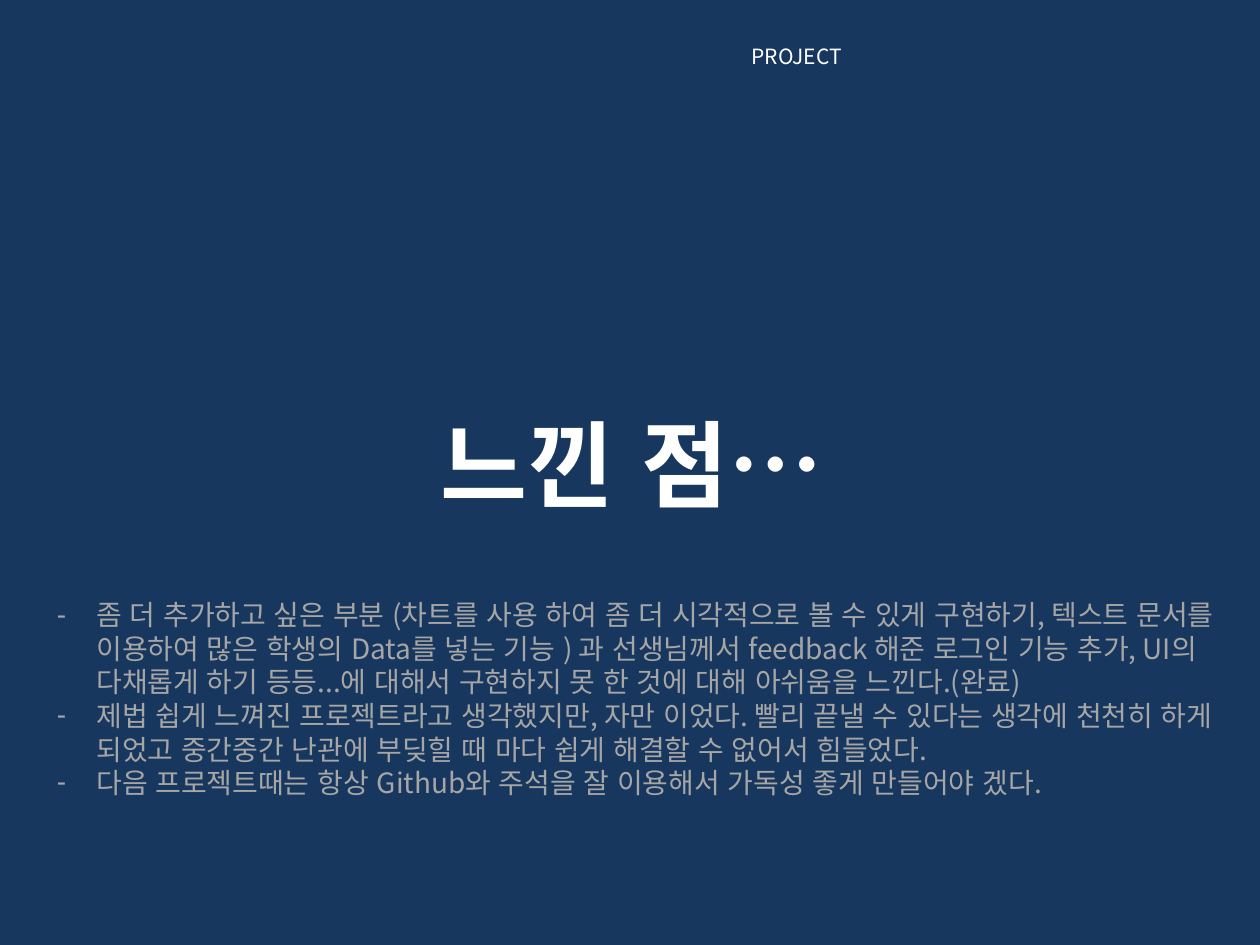
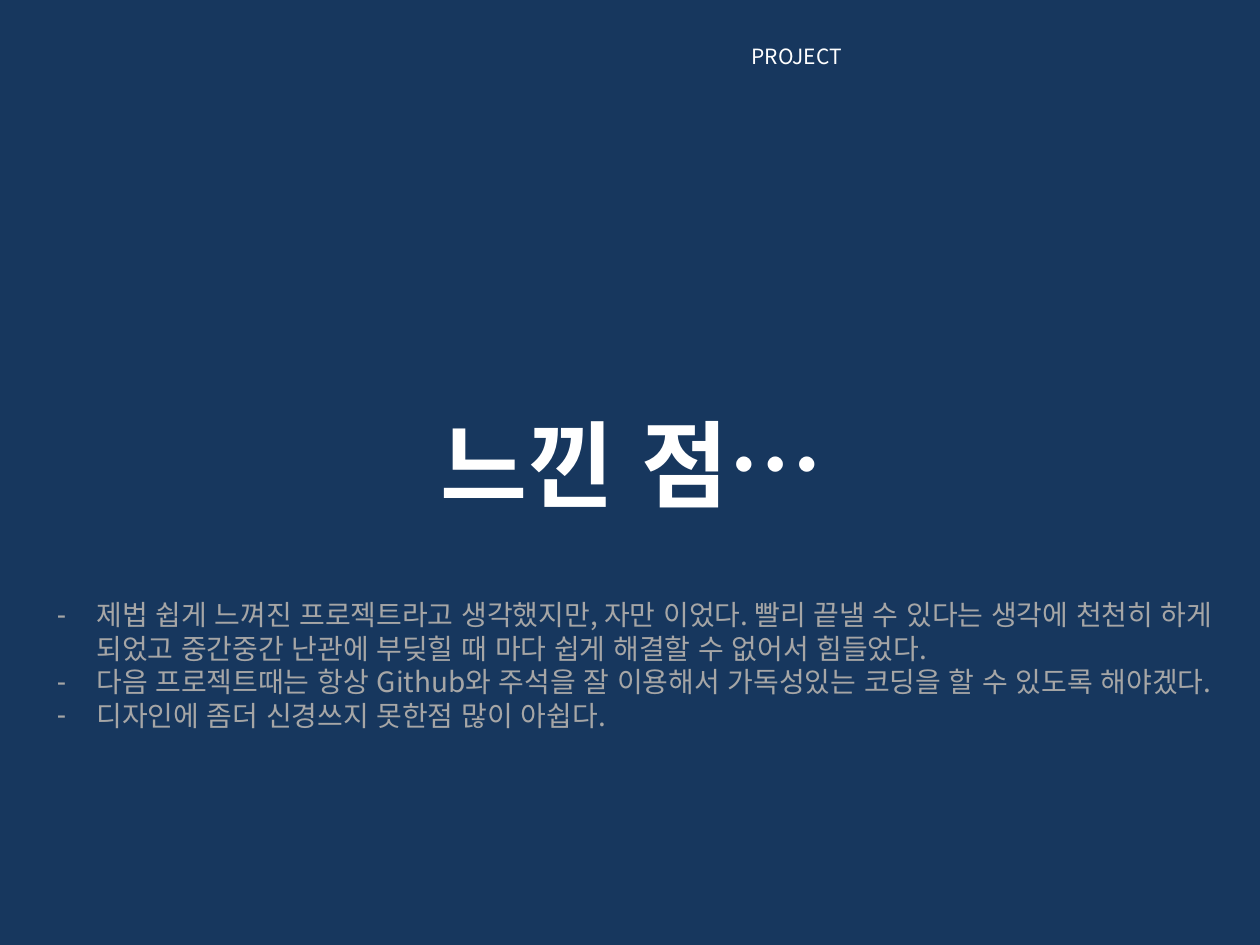
Before and after one commit to stpn94/grade, a slide deck: slide 16 of 학생관리프로그램.pptx. Drawn at 1260x945 pixels with LibreOffice and Linux fonts; fonts in the diff are those of the drawing. Boxes give left, top, right and bottom in pixels: in the first picture for what was removed or moved away, otherwise in the second. Text is boxed around its words. In the diff, an @@ line names an element or a change of style, - is before the commit and + after.

Commit message:
수정완료

```diff
--- a/학생관리프로그램.pptx
+++ b/학생관리프로그램.pptx
@@ text at [96,602,1213,698]: paragraph removed @@
-– 좀 더 추가하고 싶은 부분 (차트를 사용 하여 좀 더 시각적으로 볼 수 있게 구현하기, 텍스트 문서를 이용하여 많은 학생의 Data를 넣는 기능 ) 과 선생님께서 feedback 해준 로그인 기능 추가, UI의 다채롭게 하기 등등...에 대해서 구현하지 못 한 것에 대해 아쉬움을 느낀다.(완료)
@@ text at [96,668,1212,728]: text changed @@
-– 다음 프로젝트때는 항상 Github와 주석을 잘 이용해서 가독성 좋게 만들어야 겠다.
+– 다음 프로젝트때는 항상 Github와 주석을 잘 이용해서 가독성있는 코딩을 할 수 있도록 해야겠다.
+– 디자인에 좀더 신경쓰지 못한점 많이 아쉽다.
```
Also in this commit, not shown: 6 other slides changed, 1 other file.
